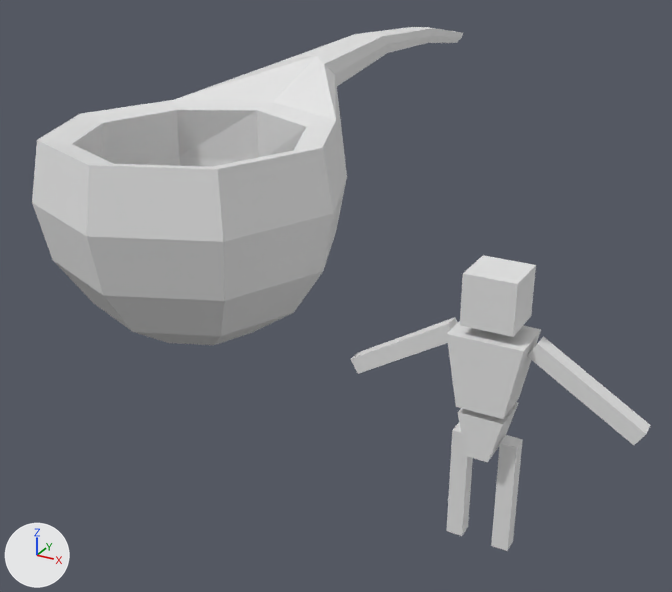
The Blender file Blends/Deadushka.blend, before and after one commit.
One viewpoint serves both versions: a 50 mm camera at (3.52, -4.57, 3.71) aimed at (0.42, 1.07, 0.89). Lighting does not change. The marker at lower left points along +X, +Y and +Z. The first picture is the older version.

The older version as bpy lines, for what is in view:
```python
ob_cubeman = bpy.data.objects.new('CubeMan', me_cubeman)
ob_cubeman.location = (2.032, 0.0, 0.0)
ob_cubeman_001 = bpy.data.objects.new('CubeMan.001', me_cubeman_001)
ob_cubeman_001.location = (2.032, 0.0, 0.0)
ob_cylinder = bpy.data.objects.new('Cylinder', me_cylinder)
ob_cylinder.location = (0.0, 0.0, 0.0)
ob_deadushkaface = bpy.data.objects.new('DeadushkaFace', me_deadushkaface)
ob_deadushkaface.location = (0.0, 0.0, 0.0)
ob_plane_001 = bpy.data.objects.new('Plane.001', me_plane_001)
ob_plane_001.location = (0.0, 0.0, 0.0)
ob_sphere_001 = bpy.data.objects.new('Sphere.001', me_sphere_002)
ob_sphere_001.location = (0.0, 0.0, 0.0)
ob_sphere_002 = bpy.data.objects.new('Sphere.002', me_sphere_003)
ob_sphere_002.location = (0.0, 0.0, 0.0)
```
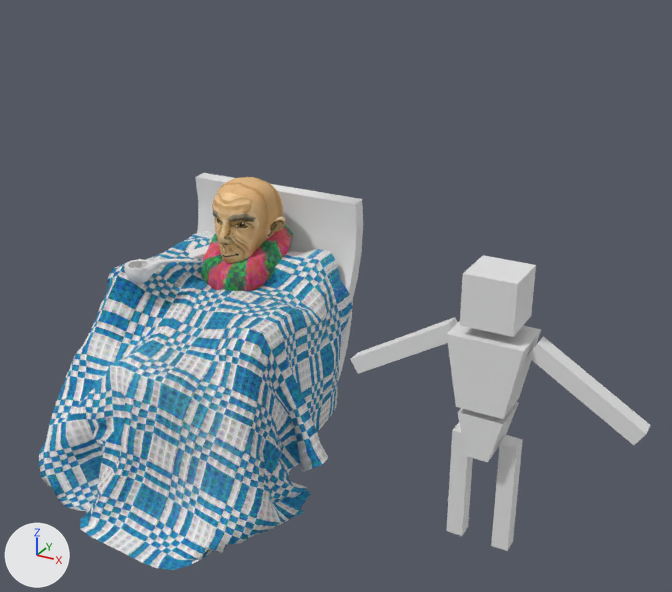
Commit message: Finish deadushka model

Location of each change, [x1, y1, x2, y2] in pixels of the pictures (672 x 592 px):
```json
{"object": "Plane.001", "change": "shown", "after": [38, 231, 352, 570]}
{"object": "Sphere.001", "change": "deleted", "before": [32, 100, 347, 345]}
{"object": "Sphere.002", "change": "deleted", "before": [174, 27, 463, 174]}
{"object": "Cylinder", "change": "shown", "after": [195, 173, 363, 471]}
{"object": "DeadushkaFace", "change": "shown", "after": [212, 177, 285, 263]}
{"object": "Pipe", "change": "added", "after": [124, 259, 202, 284]}
{"object": "CubeMan.001", "change": "shown", "after": [188, 245, 209, 260], "on screen": "mostly hidden"}
{"object": "Torus", "change": "unchanged, uncovered by the edit", "after": [201, 225, 293, 291]}
```

The change, as JSON lines over the scene's bpy script:
```json
{"op": "add", "block": "mat_wood", "code": ["mat_wood = principled_material('Wood')", "mat_wood.base_color = (0.8, 0.8, 0.8)  # white #e7e7e7", "mat_wood.roughness = 1.0"]}
{"op": "add", "block": "me_pipe", "code": ["me_pipe = bpy.data.meshes.new('Pipe')", "me_pipe.from_pydata(...)  # 123 vertices, 124 faces; spans x -0.531..-0.083, y -0.209..0.122, z 1.263..1.424", "me_pipe.polygons.foreach_set('use_smooth', [True] * 124)", "me_pipe.materials.append(mat_wood)  # its picture is missing"]}
{"op": "remove", "block": "ob_deadushkaface", "code": "ob_deadushkaface.hide_set(True)"}
{"op": "remove", "block": "ob_cylinder", "code": "ob_cylinder.hide_set(True)"}
{"op": "remove", "block": "ob_cubeman_001", "code": "ob_cubeman_001.hide_set(True)"}
{"op": "remove", "block": "ob_plane_001", "code": "ob_plane_001.hide_set(True)"}
{"op": "remove", "block": "ob_sphere_001", "code": ["ob_sphere_001 = bpy.data.objects.new('Sphere.001', me_sphere_002)", "ob_sphere_001.location = (0.0, 0.0, 0.0)", "_m = ob_sphere_001.modifiers.new('Solidify', 'SOLIDIFY')", "_m.thickness = 0.2"]}
{"op": "remove", "block": "ob_sphere_002", "code": ["ob_sphere_002 = bpy.data.objects.new('Sphere.002', me_sphere_003)", "ob_sphere_002.location = (0.0, 0.0, 0.0)"]}
{"op": "add", "block": "ob_pipe", "code": ["ob_pipe = bpy.data.objects.new('Pipe', me_pipe)", "ob_pipe.location = (0.0, 0.0, 0.0)"]}
```
